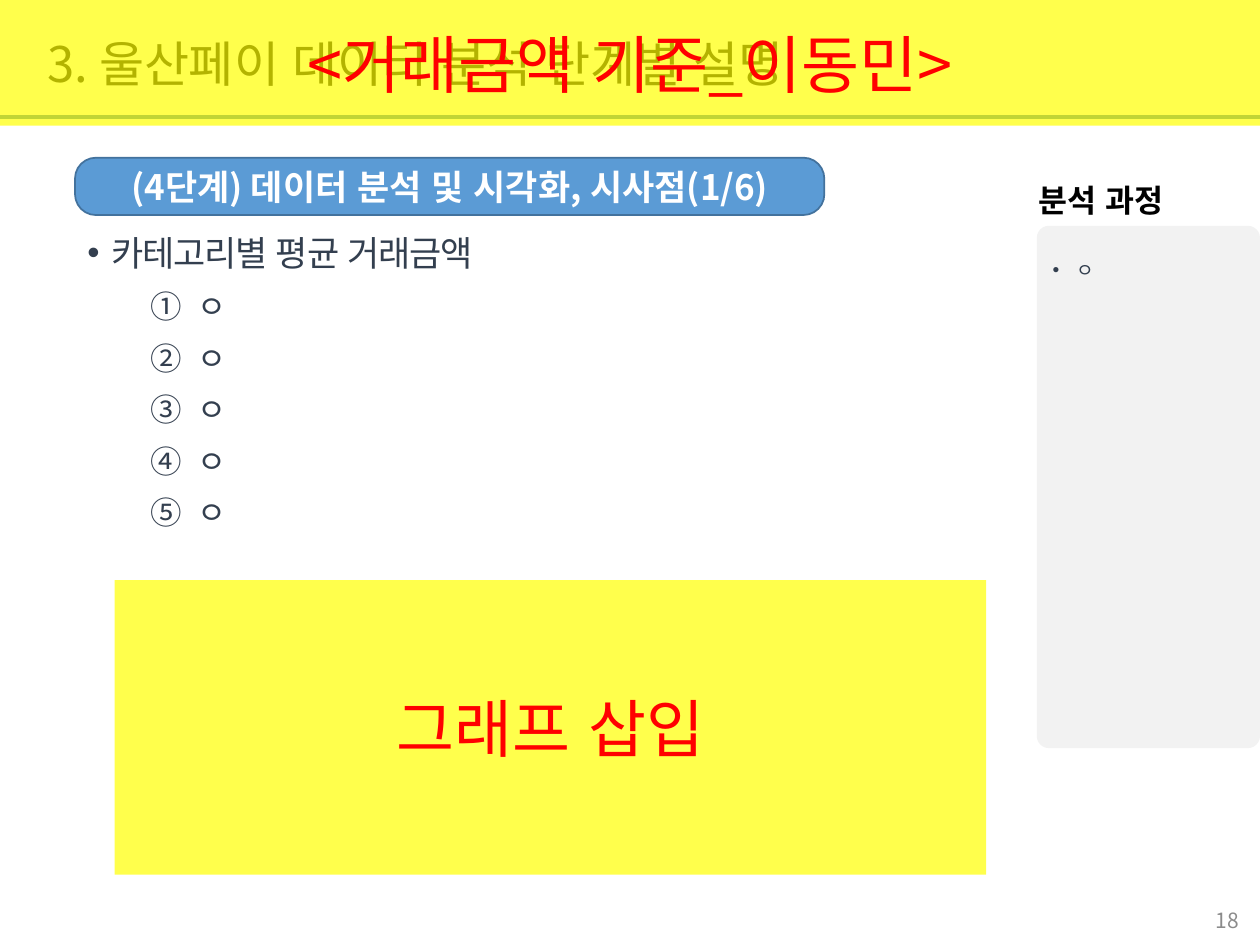
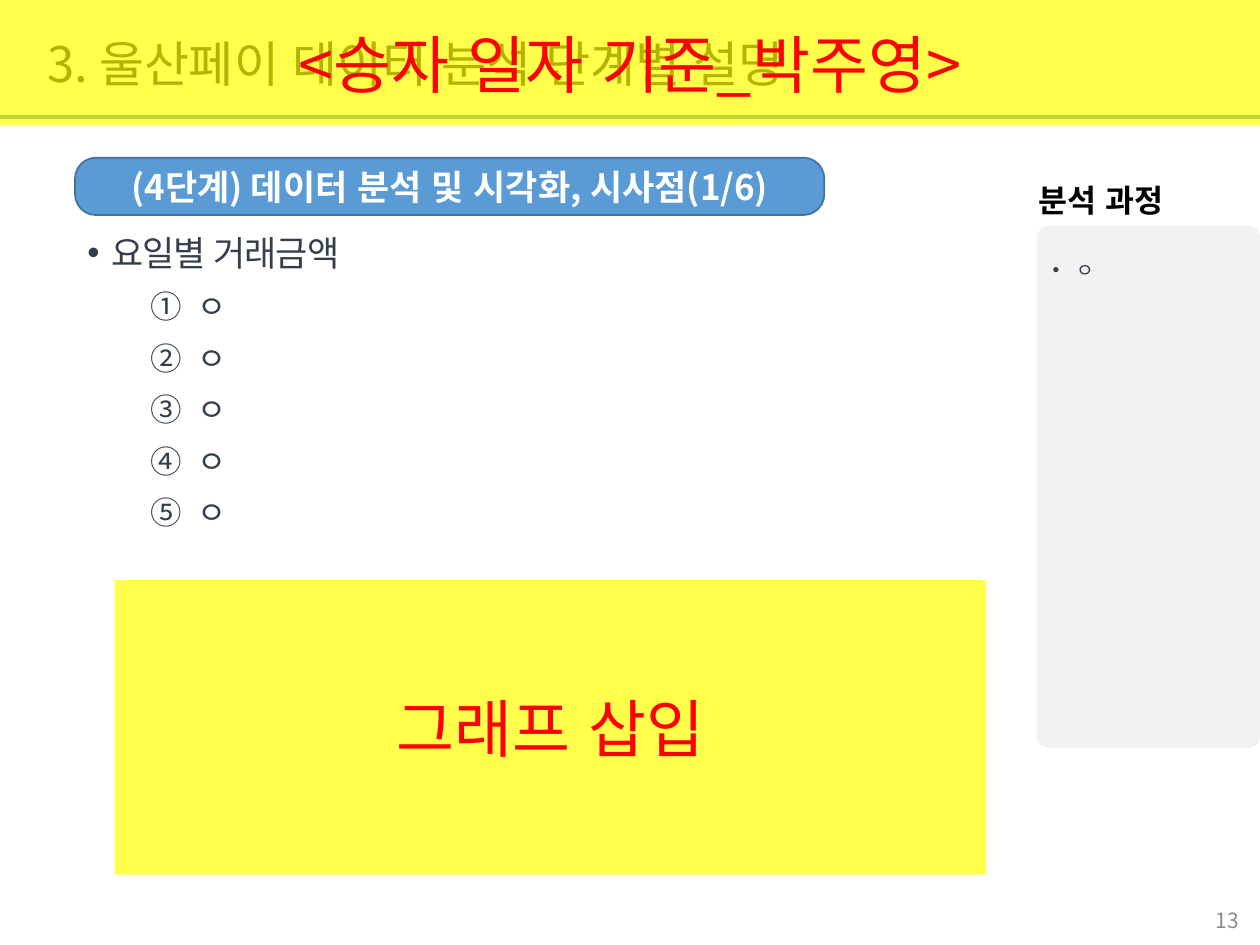
Before and after one commit to jamesjhk/Project_B, a slide deck: slide 13 of 빅데이터 기반 울산페이 사용 분석 보고서_ProjectB.pptx (slide 18 before the commit). Drawn at 1260x945 pixels with LibreOffice and Linux fonts; fonts in the diff are those of the drawing. Boxes give left, top, right and bottom in pixels: in the first picture for what was removed or moved away, otherwise in the second. Text is boxed around its words. In the diff, an @@ line names an element or a change of style, - is before the commit and + after.

```diff
--- a/빅데이터 기반 울산페이 사용 분석 보고서_ProjectB.pptx
+++ b/빅데이터 기반 울산페이 사용 분석 보고서_ProjectB.pptx
@@ text in rectangle at [299,36,961,97]: text changed @@
-<거래금액 기준_이동민>
+<승자 일자 기준_박주영>
@@ text at [111,237,340,269]: text changed @@
-• 카테고리별 평균 거래금액
+• 요일별 거래금액
@@ page number at [1216,912,1239,928]: text changed @@
-18
+13
```
Also in this commit, not shown: 5 other slides changed.
